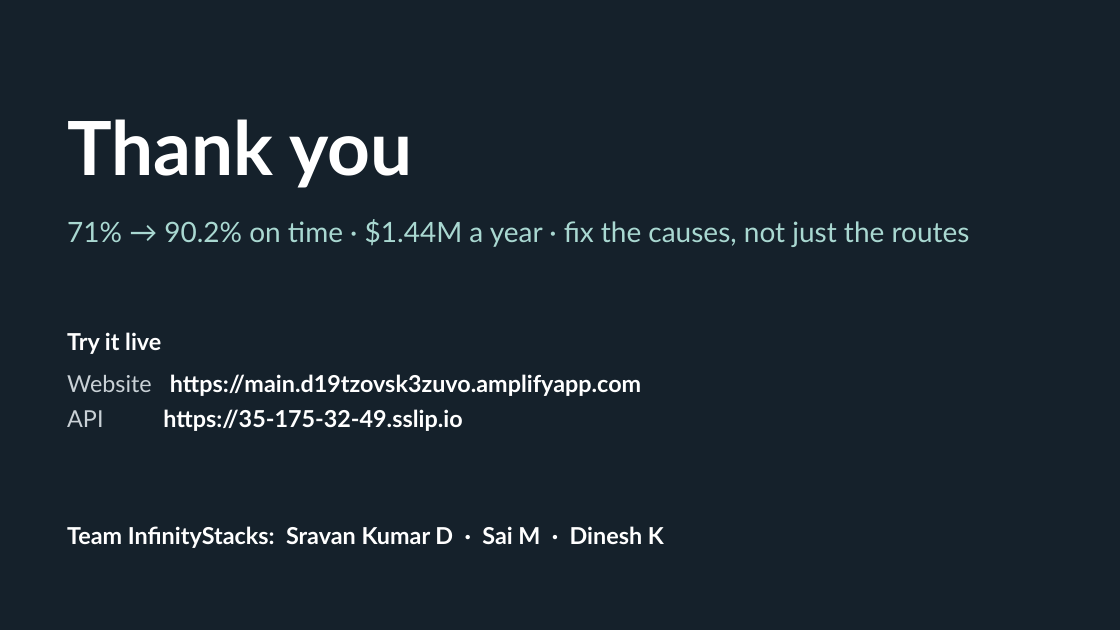
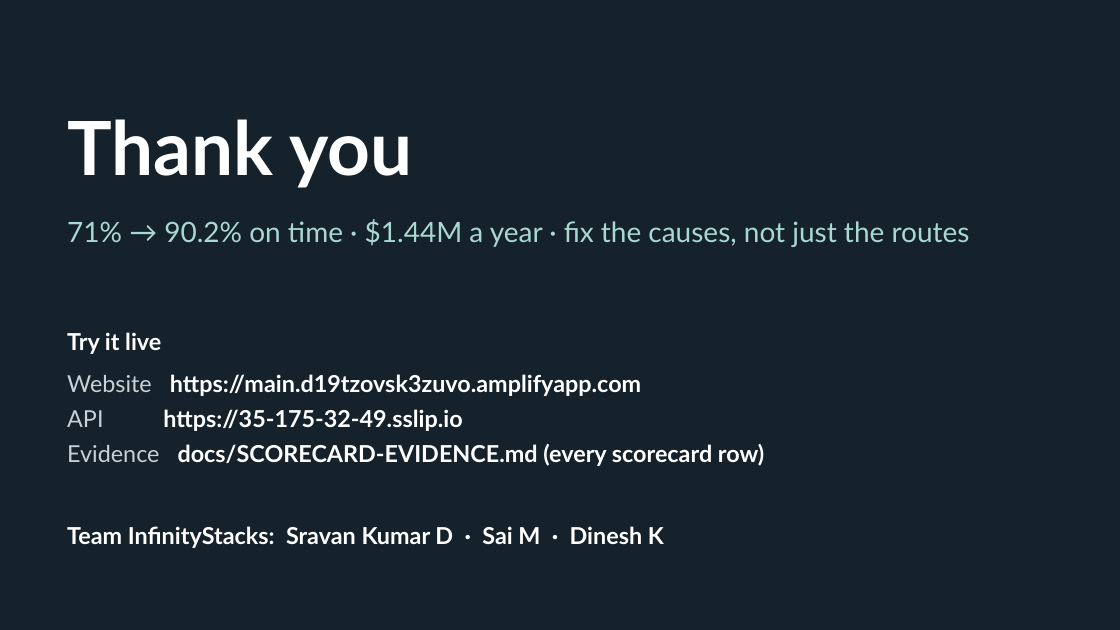
Before and after one commit to saimuthiki/halcyon-deliverylens, a slide deck: slide 28 of deck/DeliveryLens-pitch.pptx (slide 15 before the commit). Drawn at 1120x630 pixels with LibreOffice and Linux fonts; fonts in the diff are those of the drawing. Boxes give left, top, right and bottom in pixels: in the first picture for what was removed or moved away, otherwise in the second. Text is boxed around its words. In the diff, an @@ line names an element or a change of style, - is before the commit and + after.

```diff
--- a/deck/DeliveryLens-pitch.pptx
+++ b/deck/DeliveryLens-pitch.pptx
@@ text at [67, 444, 764, 466]: paragraph added @@
+Evidence docs/SCORECARD-EVIDENCE.md (every scorecard row)
```
Also in this commit, not shown: 13 other slides changed, 13 slides added, 4 other files.
